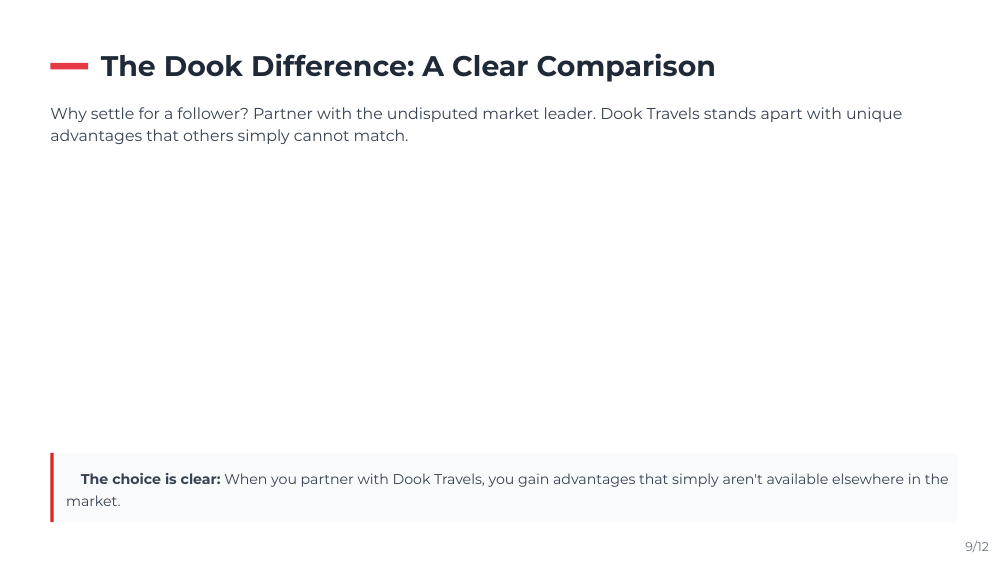
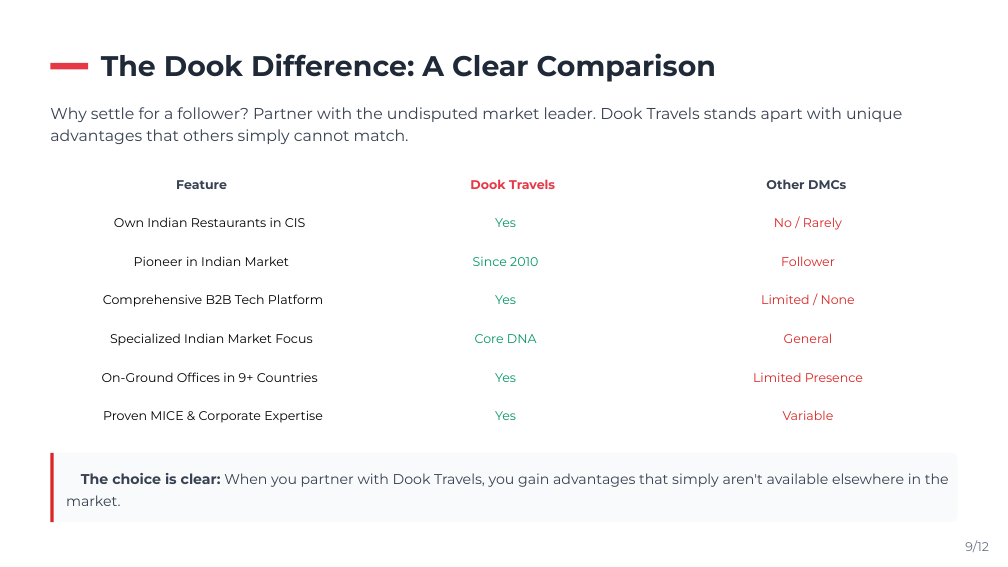
Before and after one commit to comefeel99/skill_html2pptx, a slide deck: slide 9 of test2_output.pptx. Drawn at 1008x567 pixels with LibreOffice and Linux fonts; fonts in the diff are those of the drawing; background and template pictures are left out. Boxes give left, top, right and bottom in pixels: in the first picture for what was removed or moved away, otherwise in the second. Text is boxed around its words. In the diff, an @@ line names an element or a change of style, - is before the commit and + after.

```diff
--- a/test2_output.pptx
+++ b/test2_output.pptx
@@ text added at box(470, 179, 555, 189), 12 pt, text #E63946, bold @@
+Dook Travels
@@ text added at box(766, 179, 846, 189), 12 pt, text #374151, bold @@
+Other DMCs
@@ text added at box(176, 180, 227, 189), 12 pt, text #374151, bold @@
+Feature
@@ text added at box(114, 217, 306, 227), 12 pt, text #000000 @@
+Own Indian Restaurants in CIS
@@ text added at box(495, 218, 516, 227), 12 pt, text #059669 @@
+Yes
@@ text added at box(774, 217, 842, 230), 12 pt, text #DC2626 @@
+No / Rarely
@@ text added at box(134, 256, 289, 266), 12 pt, text #000000 @@
+Pioneer in Indian Market
@@ text added at box(473, 257, 538, 266), 12 pt, text #059669 @@
+Since 2010
@@ text added at box(781, 256, 835, 266), 12 pt, text #DC2626 @@
+Follower
@@ text added at box(103, 294, 323, 307), 12 pt, text #000000 @@
+Comprehensive B2B Tech Platform
@@ text added at box(495, 295, 516, 304), 12 pt, text #059669 @@
+Yes
@@ text added at box(761, 294, 855, 304), 12 pt, text #DC2626 @@
+Limited / None
@@ text added at box(110, 333, 312, 346), 12 pt, text #000000 @@
+Specialized Indian Market Focus
@@ text added at box(475, 334, 537, 343), 12 pt, text #059669 @@
+Core DNA
@@ text added at box(784, 333, 833, 343), 12 pt, text #DC2626 @@
+General
@@ text added at box(102, 372, 318, 382), 12 pt, text #000000 @@
+On-Ground Offices in 9+ Countries
@@ text added at box(495, 373, 516, 382), 12 pt, text #059669 @@
+Yes
@@ text added at box(753, 372, 863, 382), 12 pt, text #DC2626 @@
+Limited Presence
@@ text added at box(103, 410, 323, 423), 12 pt, text #000000 @@
+Proven MICE & Corporate Expertise
@@ text added at box(495, 411, 516, 420), 12 pt, text #059669 @@
+Yes
@@ text added at box(783, 410, 834, 420), 12 pt, text #DC2626 @@
+Variable
```
Also in this commit, not shown: 2 other files.
